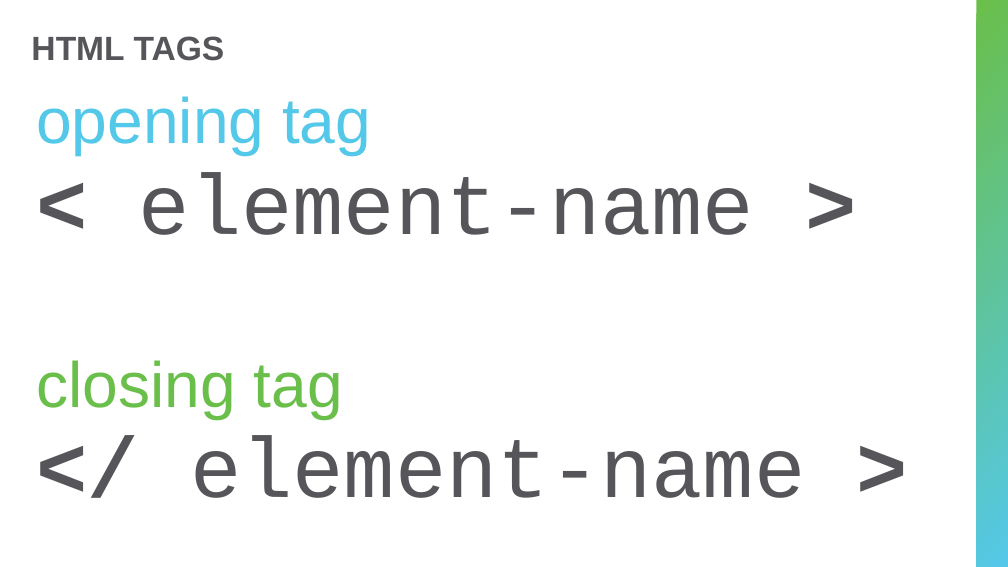
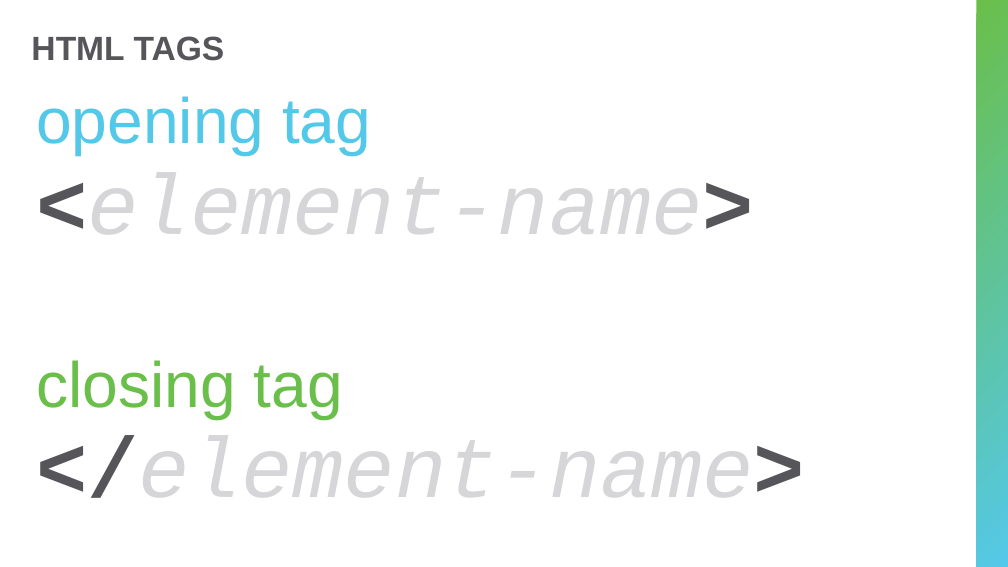
Before and after one commit to hylandtechoutreach/bgcneo, a slide deck: slide 10 of Session5HtmlIntro/HelloHtml.pptx. Drawn at 1008x567 pixels with LibreOffice and Linux fonts; fonts in the diff are those of the drawing. Boxes give left, top, right and bottom in pixels: in the first picture for what was removed or moved away, otherwise in the second. Text is boxed around its words. In the diff, an @@ line names an element or a change of style, - is before the commit and + after.

Commit message:
hellohtml ppt format tweak

```diff
--- a/Session5HtmlIntro/HelloHtml.pptx
+++ b/Session5HtmlIntro/HelloHtml.pptx
@@ text at bbox=[36, 173, 754, 234]: text changed; text colour #56565A to #D6D6D9; italic on @@
-< element-name >
+<element-name>
@@ text at bbox=[36, 436, 805, 498]: text changed; text colour #56565A to #D6D6D9; italic on @@
-</ element-name >
+</element-name>
```
